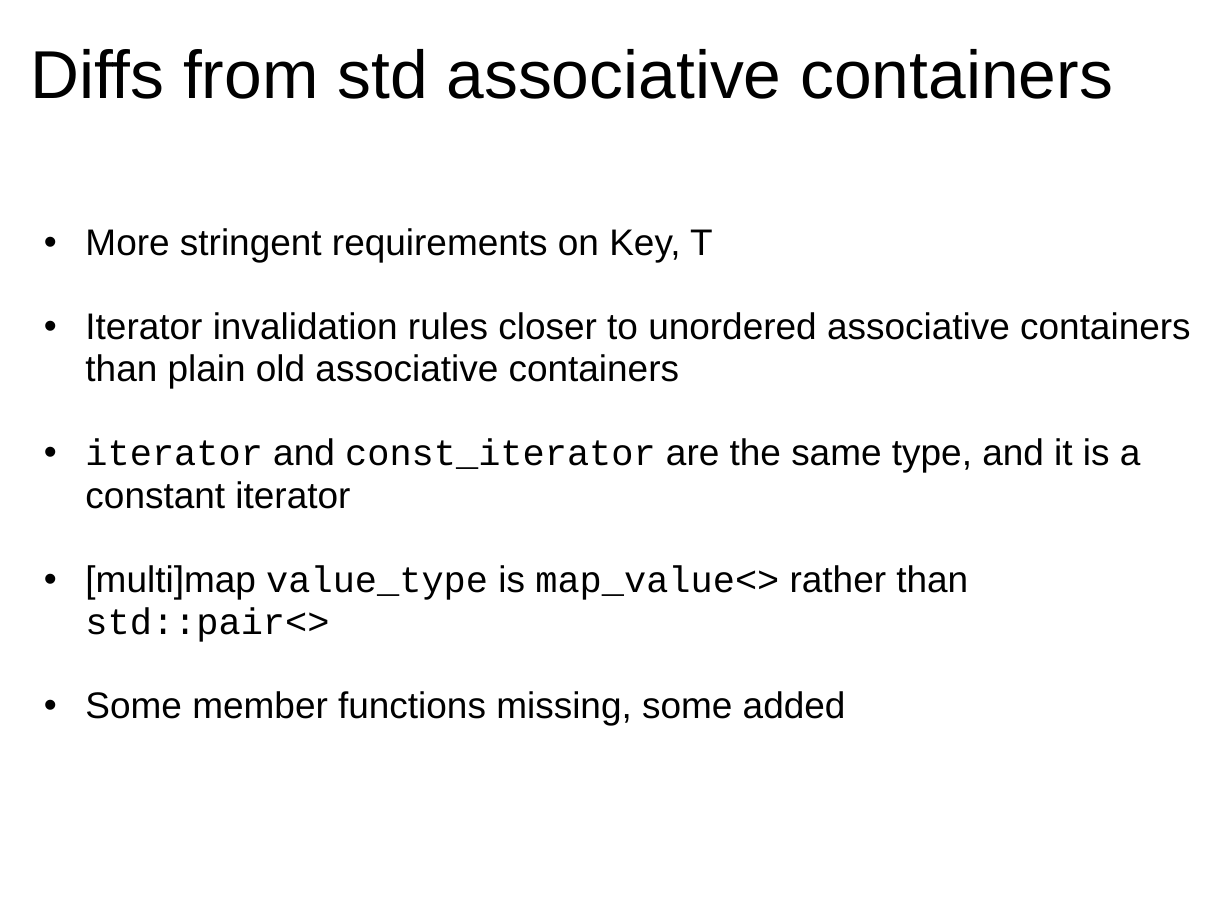
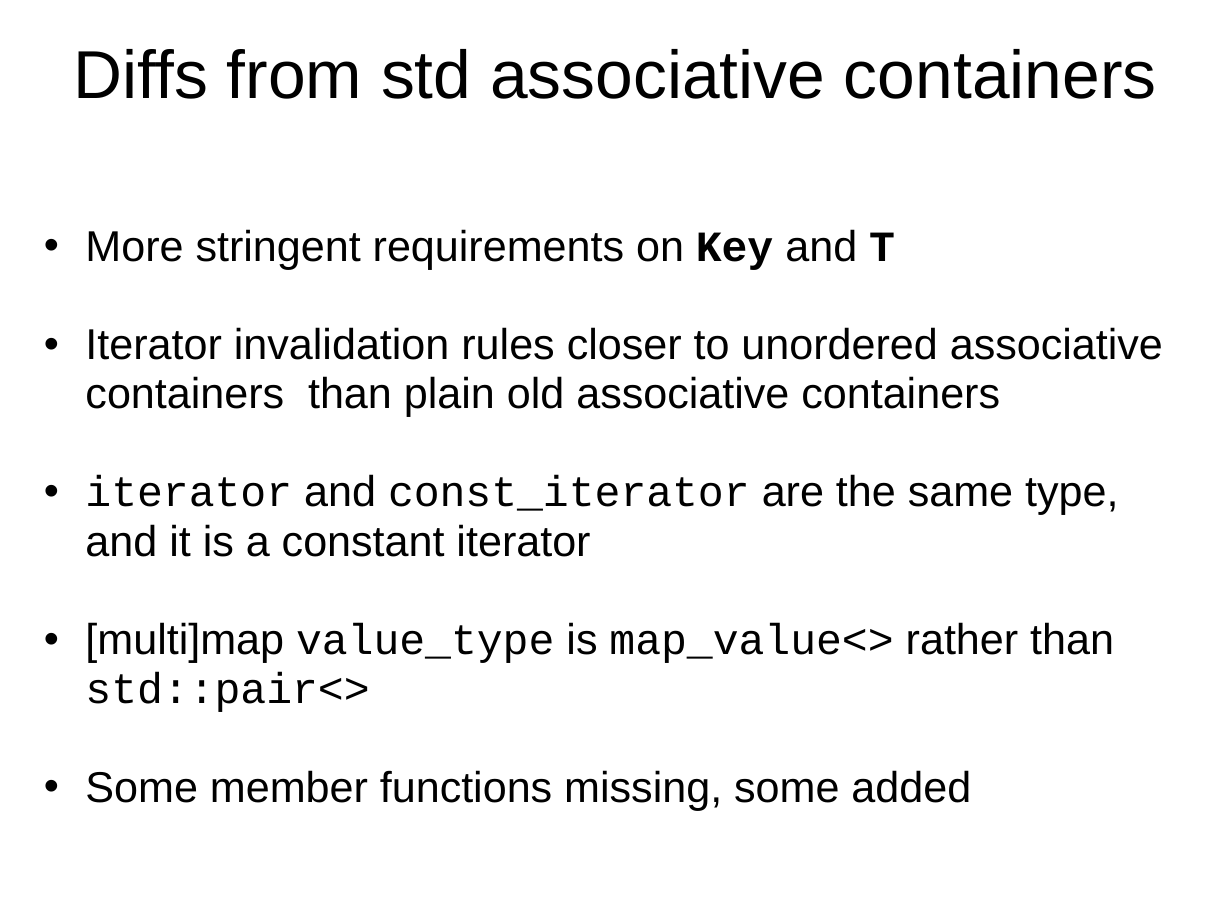
Before and after one commit to Beman/btree, a slide deck: slide 13 of libs/btree/doc/Proposed-B-tree-library.ppt (slide 12 before the commit). Drawn at 1232x924 pixels with LibreOffice and Linux fonts; fonts in the diff are those of the drawing; background and template pictures are left out. Boxes give left, top, right and bottom in pixels: in the first picture for what was removed or moved away, otherwise in the second. Text is boxed around its words. In the diff, an @@ line names an element or a change of style, - is before the commit and + after.

Commit message:
Mostly title centering and font sizes. Also add objectives slide

```diff
--- a/libs/btree/doc/Proposed-B-tree-library.ppt
+++ b/libs/btree/doc/Proposed-B-tree-library.ppt
@@ title "Diffs from std associative containers" at box(74, 49, 1157, 99): alignment left to centre @@
@@ text at box(85, 229, 895, 270): text changed; size 24 to 28 pt @@
-  • More stringent requirements on Key, T
+  • More stringent requirements on Key and T
@@ text at box(85, 327, 1163, 810): size 24 to 28 pt in "Iterator invalidation rules closer to unordered associative ...", "iterator and const_iterator are the same type, ...", "[multi]map value_type is map_value<> rather than std::pair<>", "Some member functions missing, some added" @@
```
Also in this commit, not shown: 10 other slides changed, 1 slide added.
